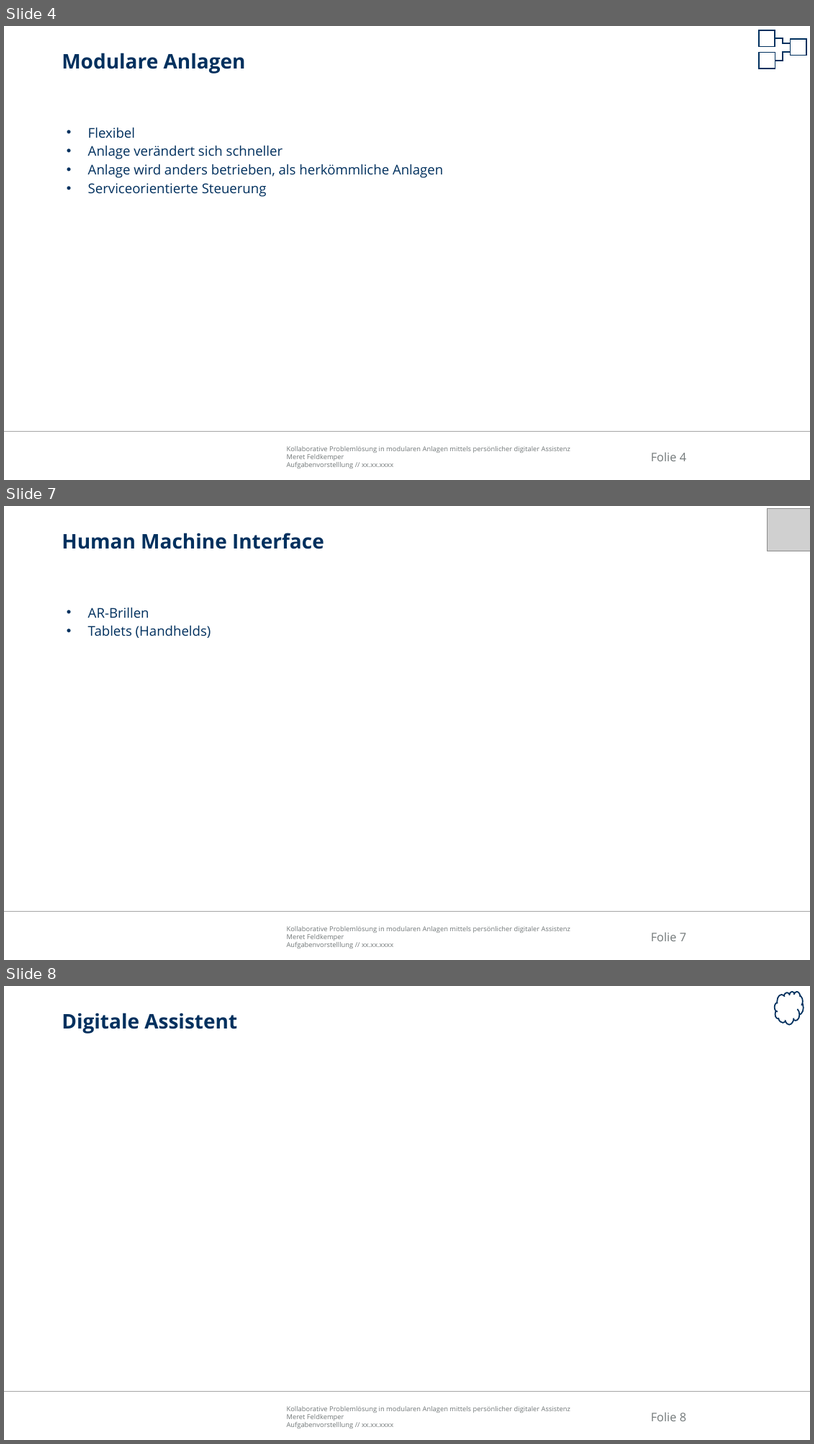
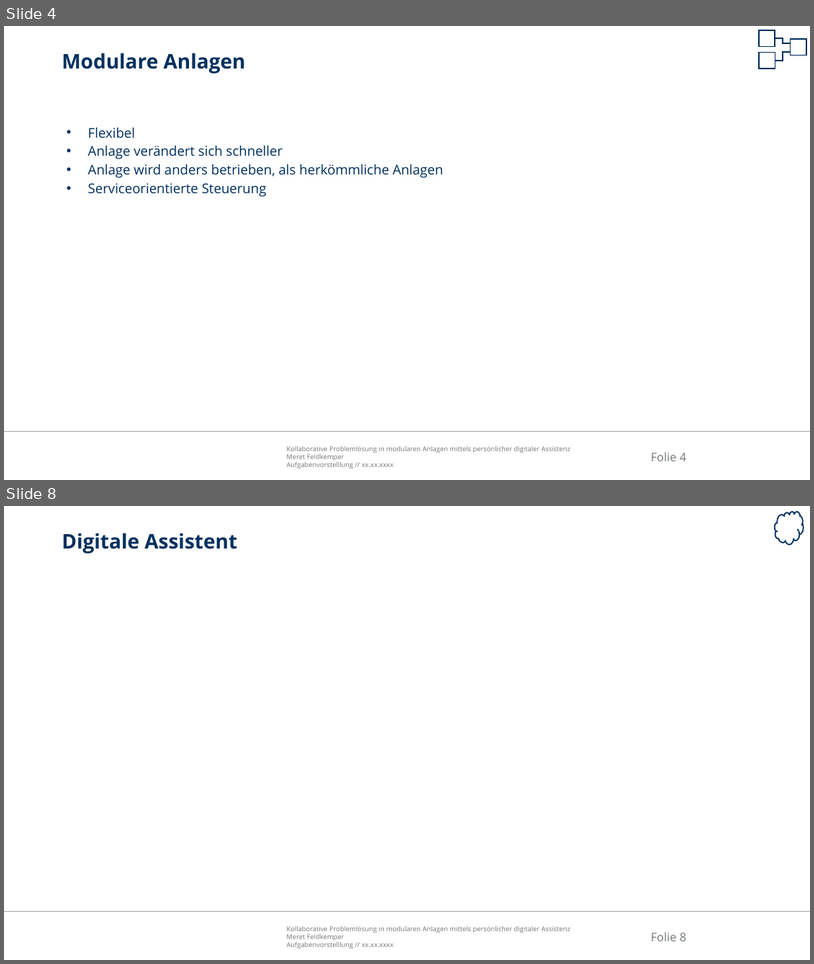
Before and after one commit to Ral3007/Diplomarbeit, a slide deck: Dokumente/Präsentationen/2019-01-07_DA_Feldkemper_Aufgabenvorstellung.pptx. Shown one above the other, each under a label of ours: slides 4, 7 and 8 before the commit, slides 4 and 8 after it; the slides between them are not shown. The pictures are 814x1444 and 814x964 pixels, drawn with LibreOffice and Linux fonts; fonts in the diff are those of the drawing; grey boxes stand for pictures; background and template pictures are left out. Boxes give left, top, right and bottom in pixels: in the first picture for what was removed or moved away, otherwise in the second. Text is boxed around its words. In the diff, an @@ line names an element or a change of style, - is before the commit and + after.

```diff
--- a/Dokumente/Präsentationen/2019-01-07_DA_Feldkemper_Aufgabenvorstellung.pptx
+++ b/Dokumente/Präsentationen/2019-01-07_DA_Feldkemper_Aufgabenvorstellung.pptx
@@ slide 7 removed at [4, 506, 810, 960], background #FFFFFF; not listed: 3 template elements that a slide beside it also shows @@
@@ picture removed at [767, 508, 810, 551] @@
@@ title removed at [62, 533, 324, 549] @@
-Human Machine Interface
@@ text removed at [88, 607, 211, 638] @@
-  • AR-Brillen
-  • Tablets (Handhelds)
```
Also in this commit, not shown: 4 slides changed, 1 slide added, 9 other files.
